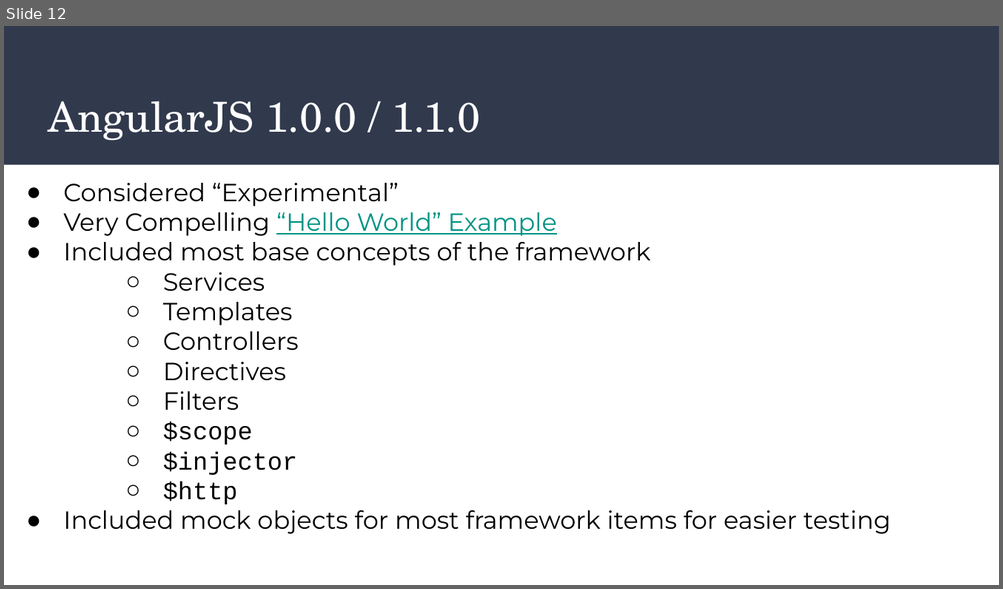
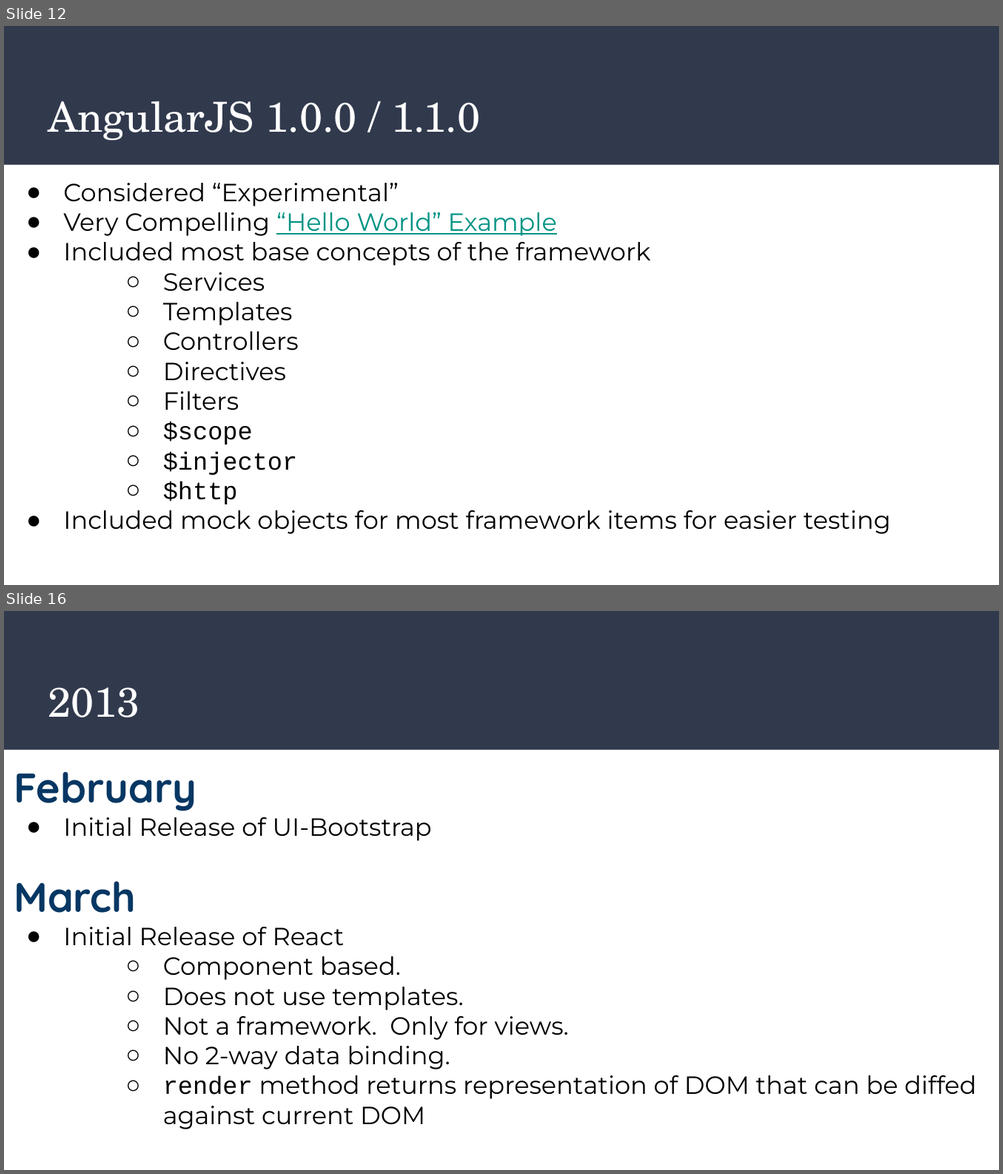
Before and after one commit to JasonTypesCodes/angularjs-retro, a slide deck: AngularJS - A Retrospective.odp. Shown one above the other, each under a label of ours: slide 12 before the commit, slides 12 and 16 after it; the slides between them are not shown. The pictures are 1003x589 and 1003x1174 pixels, drawn with LibreOffice and Linux fonts; fonts in the diff are those of the drawing. Boxes give left, top, right and bottom in pixels: in the first picture for what was removed or moved away, otherwise in the second. Text is boxed around its words. In the diff, an @@ line names an element or a change of style, - is before the commit and + after.

```diff
--- a/AngularJS - A Retrospective.odp
+++ b/AngularJS - A Retrospective.odp
@@ slide 16 added at (4,611,999,1170), background #FFFFFF; not listed: 1 template element that a slide beside it also shows @@
@@ title added at (48,687,140,718), 30 pt, text #FFFFFF @@
+2013
@@ text added at (14,772,976,1130), 18 pt, text #000000 @@
+February
+● Initial Release of UI-Bootstrap
+March
+● Initial Release of React
+  ○ Component based.
+  ○ Does not use templates.
+  ○ Not a framework. Only for views.
+  ○ No 2-way data binding.
+  ○ render method returns representation of DOM that can be diffed against current DOM
```
Also in this commit, not shown: 3 slides changed, 25 other slides added.
